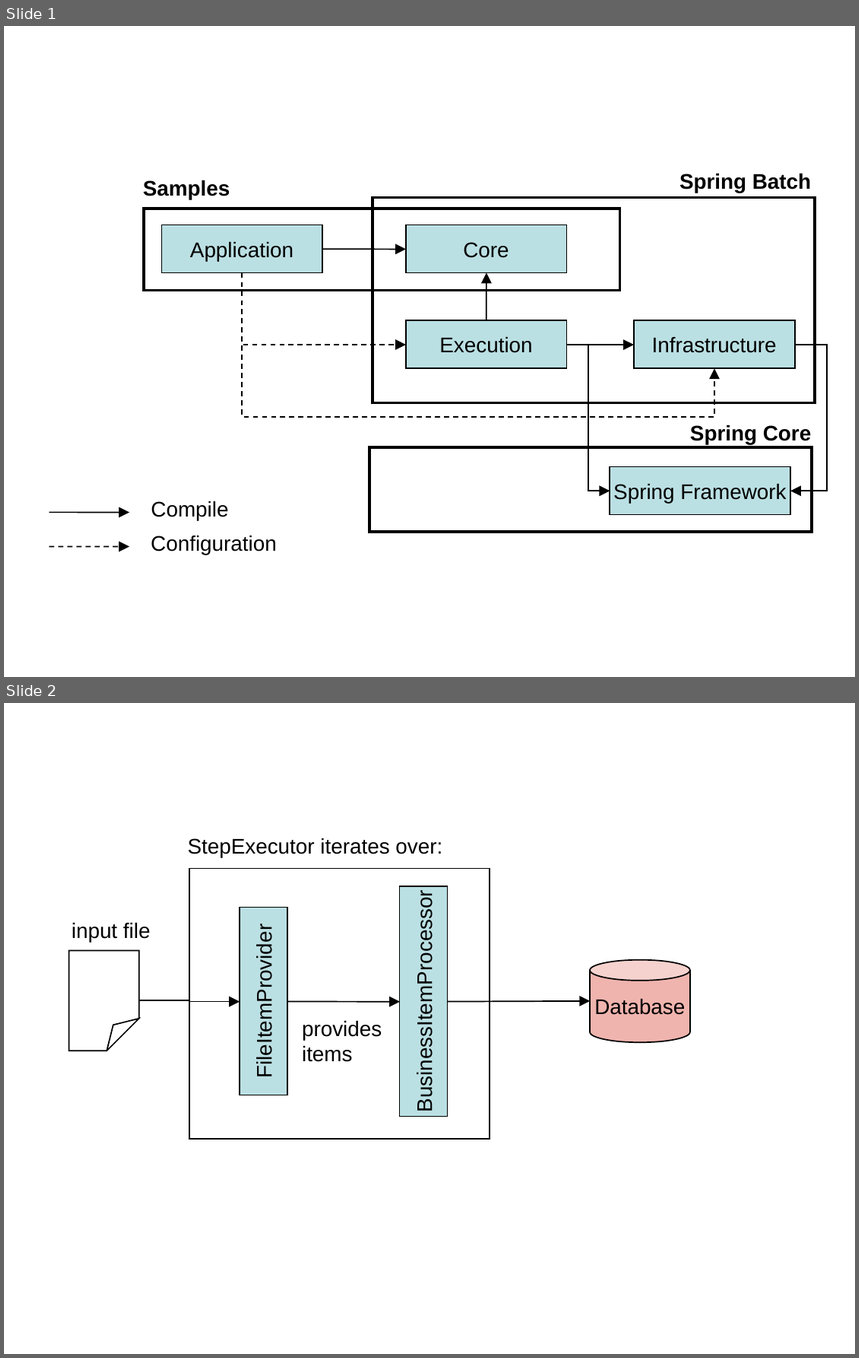
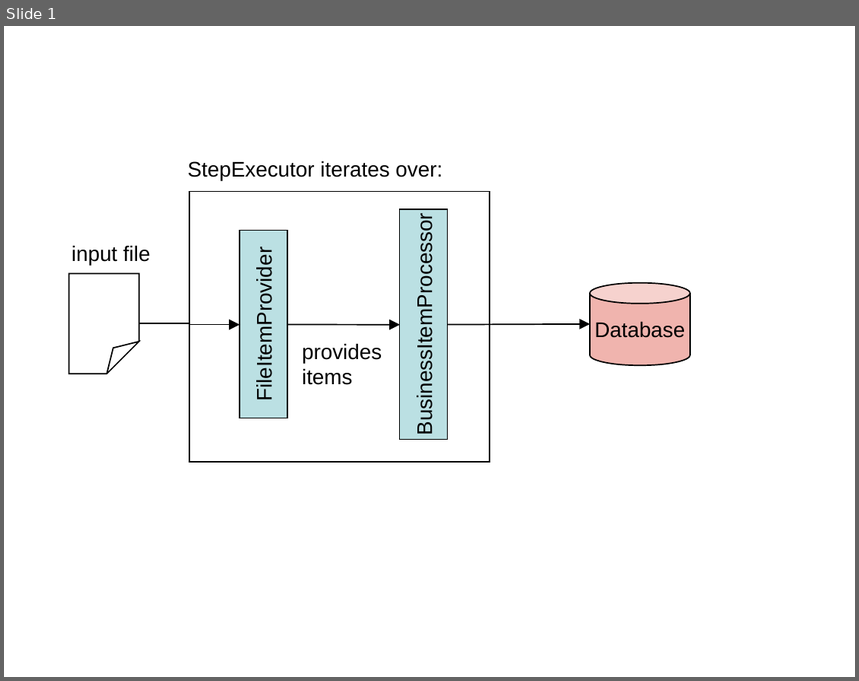
Before and after one commit to spring-projects/spring-batch, a slide deck: src/site/ppt/Figures.ppt. Shown one above the other, each under a label of ours: slides 1 and 2 before the commit, slide 1 after it. The pictures are 859x1358 and 859x681 pixels, drawn with LibreOffice and Linux fonts; fonts in the diff are those of the drawing. Boxes give left, top, right and bottom in pixels: in the first picture for what was removed or moved away, otherwise in the second. Text is boxed around its words. In the diff, an @@ line names an element or a change of style, - is before the commit and + after.

Commit message:
Remove figure that was moved out to separate file

```diff
--- a/src/site/ppt/Figures.ppt
+++ b/src/site/ppt/Figures.ppt
@@ slide 1 removed at box(4, 26, 855, 677), background #FFFFFF @@
@@ text removed at box(143, 180, 230, 199) @@
-Samples
@@ text removed at box(680, 173, 811, 192) @@
-Spring Batch
@@ rectangle removed at box(373, 198, 816, 403) @@
@@ rectangle removed at box(144, 209, 620, 290) @@
@@ rectangle removed at box(162, 224, 322, 273) @@
-Application
@@ rectangle removed at box(406, 224, 568, 273) @@
-Core
@@ arrow removed from (322, 249) to (406, 249) @@
@@ elbow arrow removed from (242, 273) to (406, 345) @@
@@ elbow arrow removed from (242, 273) to (715, 368) @@
@@ arrow removed from (486, 321) to (486, 273) @@
@@ rectangle removed at box(406, 321, 568, 370) @@
-Execution
@@ rectangle removed at box(634, 321, 795, 370) @@
-Infrastructure
@@ arrow removed from (566, 344) to (634, 345) @@
@@ elbow arrow removed from (568, 344) to (610, 490) @@
@@ elbow arrow removed from (795, 344) to (791, 490) @@
@@ text removed at box(690, 424, 811, 444) @@
-Spring Core
@@ rectangle removed at box(370, 447, 813, 531) @@
@@ rectangle removed at box(610, 468, 791, 516) @@
-Spring Framework
@@ text removed at box(151, 500, 228, 521) @@
-Compile
@@ arrow removed from (49, 512) to (130, 512) @@
@@ arrow removed from (49, 547) to (130, 547) @@
@@ text removed at box(151, 534, 277, 554) @@
-Configuration
@@ what was slide 2 is now slide 1 @@
```
